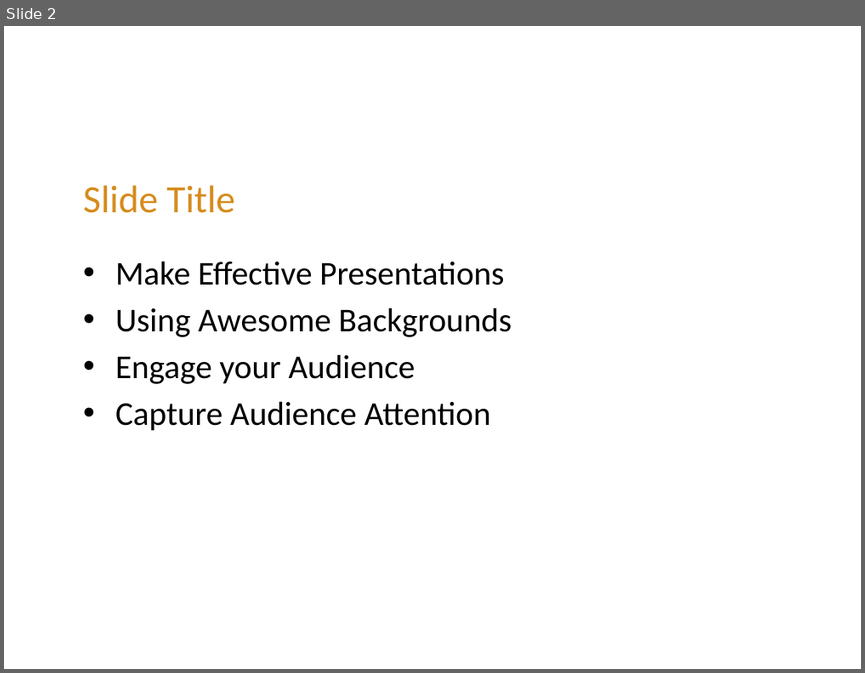
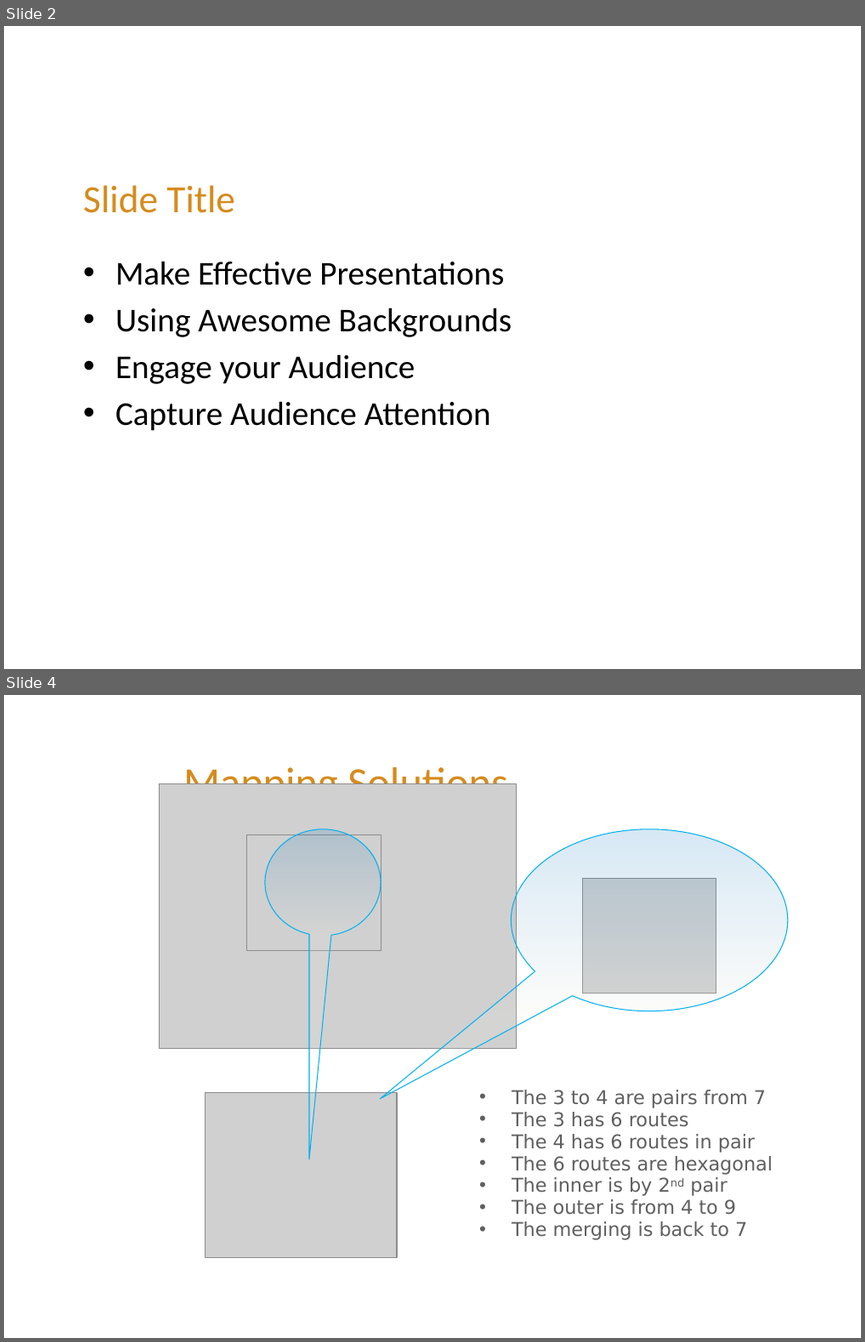
Before and after one commit to FeedMapping/Schema, a slide deck: slide/ppt/Mapping-Out.pptx. Shown one above the other, each under a label of ours: slide 2 before the commit, slides 2 and 4 after it; the slides between them are not shown. The pictures are 865x673 and 865x1342 pixels, drawn with LibreOffice and Linux fonts; fonts in the diff are those of the drawing; grey boxes stand for pictures; background and template pictures are left out. Boxes give left, top, right and bottom in pixels: in the first picture for what was removed or moved away, otherwise in the second. Text is boxed around its words. In the diff, an @@ line names an element or a change of style, - is before the commit and + after.

```diff
--- a/slide/ppt/Mapping-Out.pptx
+++ b/slide/ppt/Mapping-Out.pptx
@@ slide 4 added at [4,695,861,1338], background picture (left out) @@
@@ title added at [183,761,507,784], 36 pt, text #D68B1C @@
+Mapping Solutions
@@ picture added at [159,784,517,1048] @@
@@ picture added at [246,835,381,950] @@
@@ speech bubble added at [265,829,381,936], fill gradient #0070C0 to #EEECE1, outline #00B0F0 0.75 pt @@
@@ speech bubble added at [511,829,788,1011], fill gradient #0070C0 to #EEECE1, outline #00B0F0 0.75 pt @@
@@ picture added at [582,879,716,993] @@
@@ picture added at [205,1093,397,1258] @@
@@ text added at [511,1089,772,1240], 16 pt, text #5F5F5F @@
+• The 3 to 4 are pairs from 7
+• The 3 has 6 routes
+• The 4 has 6 routes in pair
+• The 6 routes are hexagonal
+• The inner is by 2nd pair
+• The outer is from 4 to 9
+• The merging is back to 7
```
Also in this commit, not shown: 25 other slides added, 2 slides removed, 1 other file.
